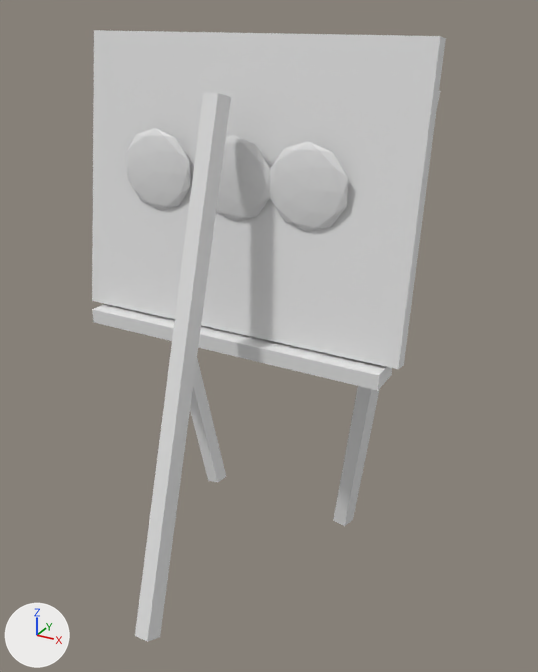
The glTF model models/world/farm-easel.glb, before and after one commit.
Rendered twice from a camera (50 mm lens) standing at (1.44, -2.41, 2.23) and looking at (0.18, -0.12, 1.08). Arrows for +X, +Y and +Z are at lower left; the lights stay in place. The picture after the commit comes second. Vertices at exactly the same position are counted once.

Names of what the first picture shows: 'farm-easel'.
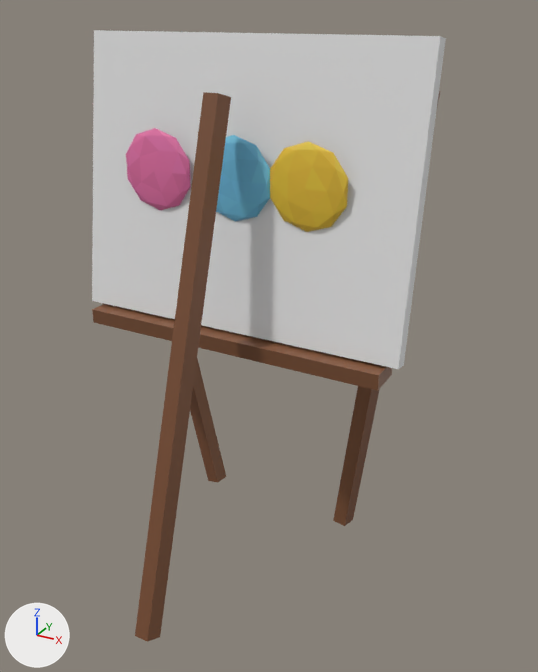
Scene script edits in JSON lines:
```json
{"op": "add", "block": "mat_vc", "code": "n2 = _N.new('ShaderNodeMix'); n2.name = 'Mix'"}
{"op": "add", "block": "mat_vc", "code": "n2.data_type = 'RGBA'"}
{"op": "add", "block": "mat_vc", "code": "n2.blend_type = 'MULTIPLY'"}
{"op": "add", "block": "mat_vc", "code": "n2.inputs[0].default_value = 1.0  # 'Factor'"}
{"op": "add", "block": "mat_vc", "code": "n2.inputs[7].default_value = (0.8, 0.8, 0.8, 1.0)  # 'B', white #e7e7e7"}
{"op": "add", "block": "mat_vc", "code": "n3 = _N.new('ShaderNodeVertexColor'); n3.name = 'Color Attribute'"}
{"block": "mat_vc", "where": "n0 = _N.new('ShaderNodeBsdfPrincipled'); n0.name = 'Principled BSDF'"}
{"op": "add", "block": "mat_vc", "code": "_L.new(n2.outputs[2], n0.inputs[0])  # 'Result' to 'Base Color'"}
{"op": "add", "block": "mat_vc", "code": "_L.new(n3.outputs[0], n2.inputs[6])  # 'Color' to 'A'"}
{"block": "me_mesh_0", "where": "me_mesh_0.from_pydata(...)  # 172 vertices, 312 faces; spans x -0.7..0.7, y -0.78..0.35, z 0.01..2.15"}
{"block": "me_mesh_0", "where": "# used by ob_farm_easel; location = (0.0, 0.0, 0.0)"}
{"block": "me_mesh_0", "change": "me_mesh_0 part 1: vertex colours changed"}
```

Changed parts and their boxes [x1, y1, x2, y2] in the pictures (538 x 672 px):
```json
{"object": "farm-easel", "change": "recoloured", "before": [92, 88, 441, 642], "after": [92, 88, 441, 642], "on screen": "darker"}
```
